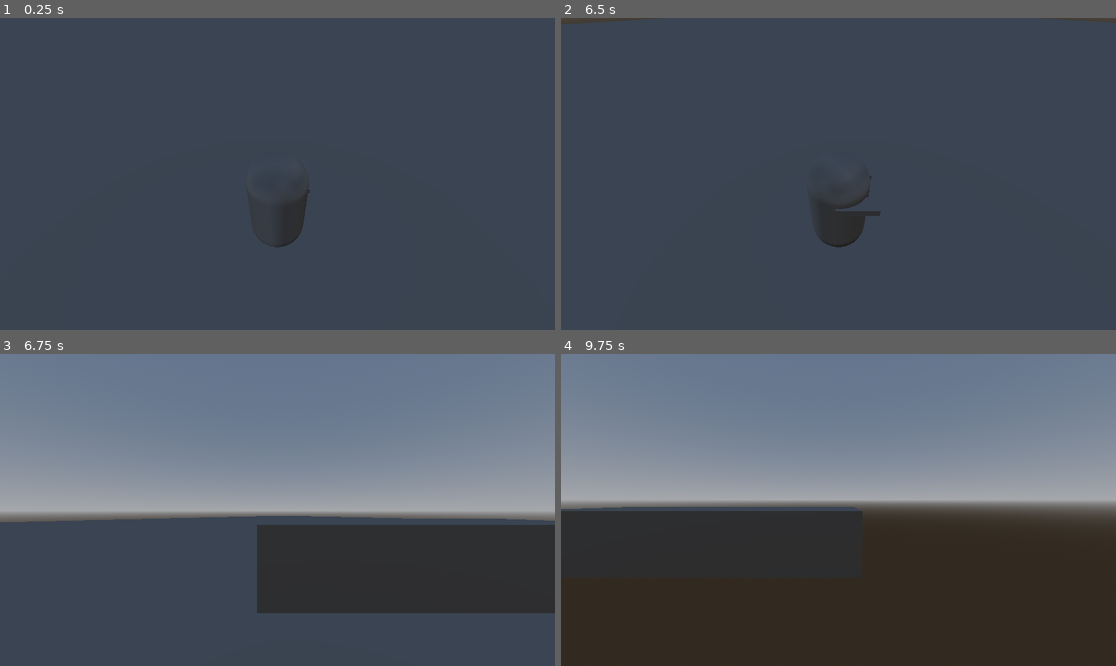
Above: before the commit, frames 1-4 (two rows, left to right).
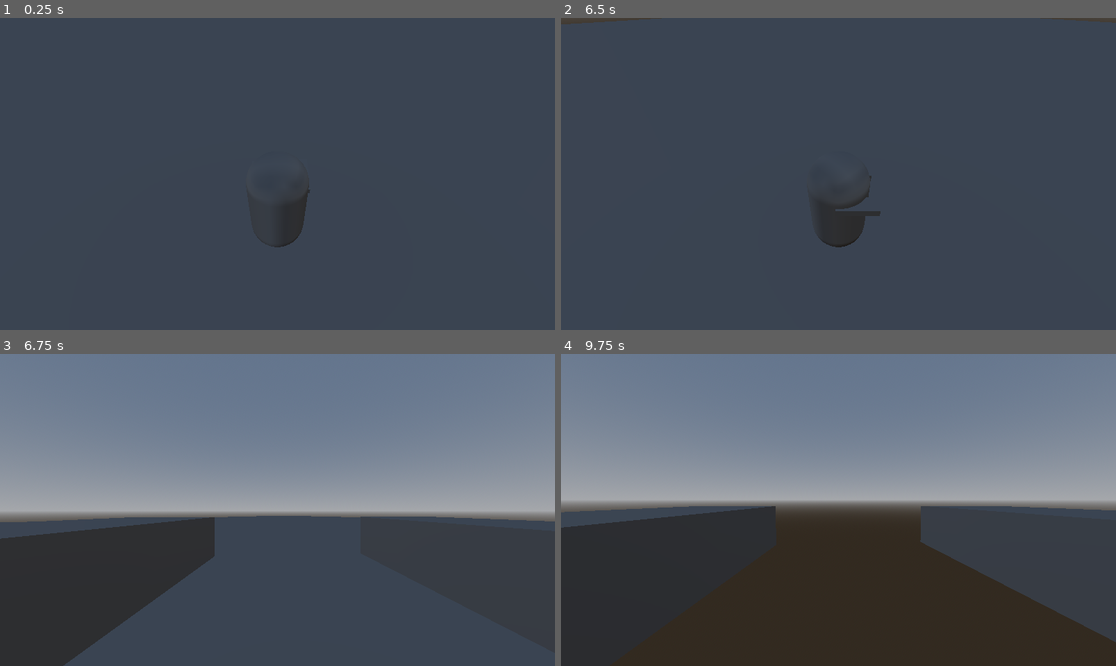
Above: after the commit, the same moments.

Repository: Edvinest/Debugged
Game: Godot game, scene res://src/Scenes/Test scene.tscn
The game is run twice, just before and just after one commit, with the same random seed, the same clock (stepped at 60 frames per second) and the same inputs.
Inputs (mouse positions are in pixels of both pictures, inside the frame that each line leads up to):
- Up to frame 1 (0.25 s): no input
- Up to frame 2 (6.5 s): tap Enter at 0.5, 2, 3.5 s; move the mouse to (866, 174) at 0.52 s; hold C (toggle_view) 0.53-1.28 s; hold W (move_forward) 0.53-5.78 s; tap Space at 1.25, 2.75, 4.25 s; move the mouse to (810, 174) at 1.27 s; tap C (toggle_view) every 1.5 s from 1.35 to 5.85 s; move the mouse to (849, 167) at 2.02 s; hold C (toggle_view) 2.03-2.78 s; move the mouse to (832, 180) at 2.77 s; move the mouse to (877, 177) at 3.52 s; hold C (toggle_view) 3.53-4.28 s; move the mouse to (794, 170) at 4.27 s; move the mouse to (844, 174) at 5.02 s; hold C (toggle_view) 5.03-5.78 s; move the mouse to (816, 167) at 5.77 s; hold D (move_right) from 5.78 s (still down)
- Up to frame 3 (6.75 s): move the mouse to (305, 510) at 6.52 s; release D (move_right) at 6.53 s; hold W (move_forward) from 6.53 s (still down); hold C (toggle_view) from 6.53 s (still down)
- Up to frame 4 (9.75 s): move the mouse to (810, 510) at 7.27 s; release C (toggle_view) at 7.28 s; tap C (toggle_view) at 7.35, 8.85 s; move the mouse to (849, 503) at 8.02 s; hold C (toggle_view) 8.03-8.78 s; move the mouse to (832, 516) at 8.77 s; release W (move_forward) at 8.78 s; hold A (move_left) 8.78-9.53 s; move the mouse to (877, 513) at 9.52 s; hold W (move_forward) from 9.53 s (still down); hold C (toggle_view) from 9.53 s (still down)

Frames 1-2 are identical in both runs. In frame 3, 20% of the frame differs, in the area x 0-100%, y 52-100%; in frame 4, 9.6%.

Commit message:
misc: player backup

Diff:
--- a/src/Scenes/Player.tscn
+++ b/src/Scenes/Player.tscn
@@ -1,7 +1,9 @@
-[gd_scene load_steps=7 format=3 uid="uid://dct6crx3jwiat"]
+[gd_scene load_steps=10 format=3 uid="uid://dct6crx3jwiat"]
 
 [ext_resource type="Script" uid="uid://nchnj2u7kv5" path="res://src/Scripts/Player.gd" id="1_rpqav"]
 [ext_resource type="Script" uid="uid://be4htp0wqoeex" path="res://src/Scenes/Hands.gd" id="2_kyqiw"]
+[ext_resource type="Script" uid="uid://dkn6cmd7fhaja" path="res://src/Scenes/PlayerCombat.gd" id="3_g1uh0"]
+[ext_resource type="Script" uid="uid://88e8mfb84hfa" path="res://src/Scripts/Weapon.gd" id="4_5dq0m"]
 
 [sub_resource type="CapsuleShape3D" id="CapsuleShape3D_qbkls"]
 
@@ -10,6 +12,10 @@
 [sub_resource type="BoxMesh" id="BoxMesh_qbkls"]
 
 [sub_resource type="BoxMesh" id="BoxMesh_rpqav"]
+
+[sub_resource type="Resource" id="Resource_ma0cp"]
+script = ExtResource("4_5dq0m")
+metadata/_custom_type_script = "uid://88e8mfb84hfa"
 
 [node name="CharacterBody3D" type="CharacterBody3D"]
 script = ExtResource("1_rpqav")
@@ -37,3 +43,7 @@
 [node name="LeftHand" type="MeshInstance3D" parent="PlayerBody/Hands"]
 transform = Transform3D(0.248, 0, 0, 0, 0.121290304, -0.12142043, 0, 0.02578105, 0.5712382, -0.323106, 0, -0.69663966)
 mesh = SubResource("BoxMesh_rpqav")
+
+[node name="PlayerCombat" type="Node" parent="."]
+script = ExtResource("3_g1uh0")
+right_weapon = SubResource("Resource_ma0cp")
--- /dev/null
+++ b/src/Scenes/PlayerCombat.gd
@@ -0,0 +1,24 @@
+extends Node
+
+@export var left_weapon : Weapon
+@export var right_weapon : Weapon
+
+@onready var right_hand = $PlayerBody/RightHand
+
+var using_first_person : bool = true
+
+func _process(delta: float) -> void:
+	if using_first_person:
+		#_detect_imu_attacks()
+		pass
+	else:
+		_detect_input_attacks()
+
+func _detect_input_attacks():
+	if Input.is_action_just_pressed("attack_left"):
+		trigger_attack("L", "slash")
+	if Input.is_action_just_pressed("attack_right"):
+		trigger_attack("R", "slash")
+
+func trigger_attack(hand : String, attack_type : String) -> void:
+	pass
--- a/src/Scripts/Player.gd
+++ b/src/Scripts/Player.gd
@@ -51,6 +51,8 @@
 
 	if using_first_person:
 		direction = (transform.basis * Vector3(input_dir.x, 0, input_dir.y)).normalized()
+		var fpCamYaw = firstPersonCamera.rotation.y
+		$PlayerBody.rotation.y = fpCamYaw
 	else:
 		direction = Vector3(input_dir.x, 0, input_dir.y).normalized()
 		if direction != Vector3.ZERO:
--- /dev/null
+++ b/src/Scripts/Weapon.gd
@@ -0,0 +1,13 @@
+extends Resource
+class_name Weapon
+
+enum WeaponType {BLADE, HAMMER, GUN}
+
+@export var weapon_name : String
+@export var weapon_type : int = WeaponType.BLADE
+@export var damage : float = 10.0
+@export var attack_speed : float = 1.0
+@export var model_scene : PackedScene
+
+# TODO: implement weapon animation dictionary
+# var attack_animations : Dictionary = {}
Not shown, added: src/Scenes/PlayerCombat.gd.uid
Not shown, added: src/Scripts/Weapon.gd.uid
